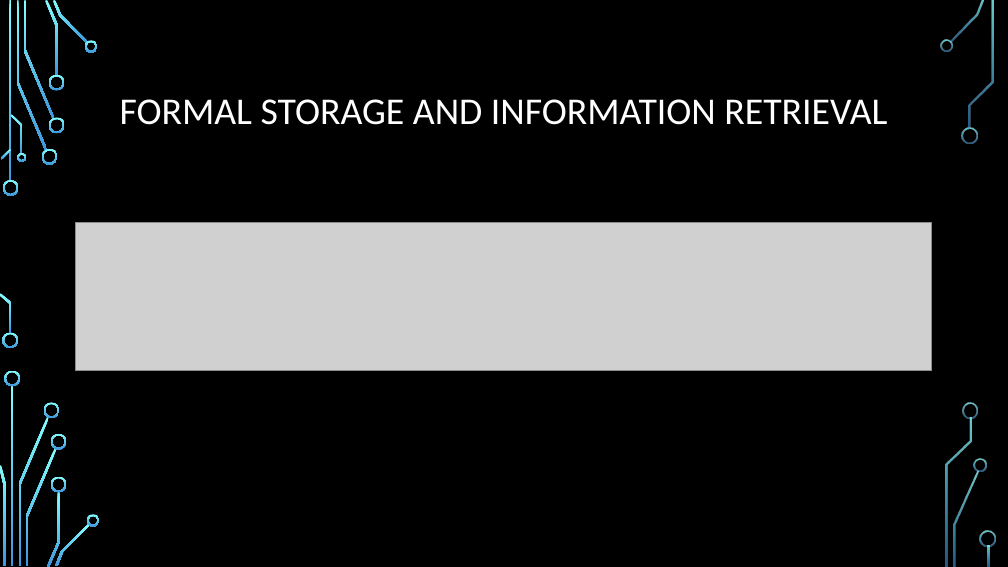
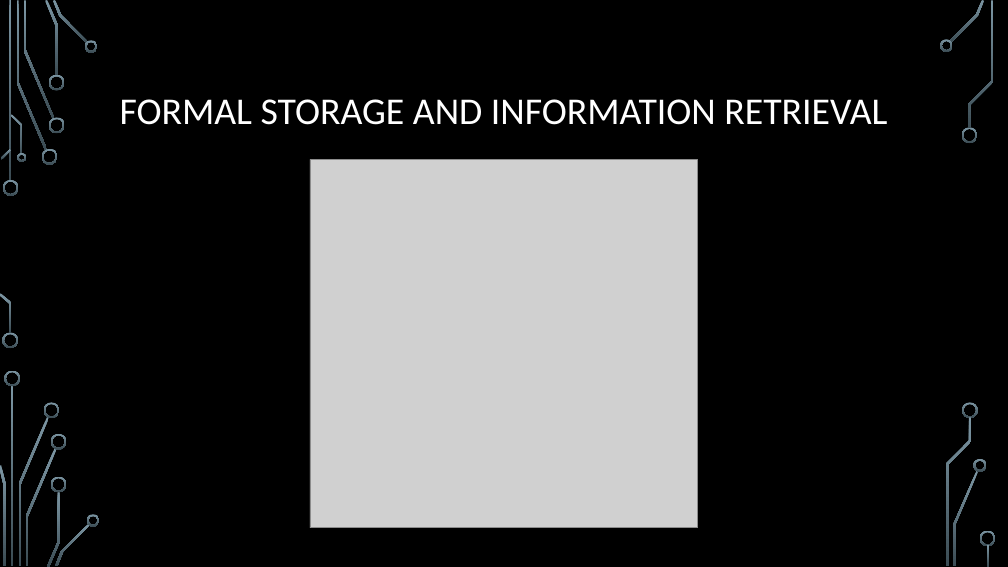
Before and after one commit to MatthewFletcher/CS321-Project, a slide deck: slide 18 of Planning/JavaProjectPresentation.pptx. Drawn at 1008x567 pixels with LibreOffice and Linux fonts; fonts in the diff are those of the drawing; grey boxes stand for pictures; background and template pictures are left out. Boxes give left, top, right and bottom in pixels: in the first picture for what was removed or moved away, otherwise in the second. Text is boxed around its words. In the diff, an @@ line names an element or a change of style, - is before the commit and + after.

```diff
--- a/Planning/JavaProjectPresentation.pptx
+++ b/Planning/JavaProjectPresentation.pptx
@@ fill gradient #82FFFF to #3D97DE to gradient #7C96A3 to #3B4C54 in 36 elements at bbox=[3, 180, 19, 196], bbox=[2, 333, 18, 349], bbox=[17, 1, 47, 150], bbox=[42, 149, 57, 165], bbox=[23, 1, 54, 119], bbox=[45, 0, 58, 76], bbox=[48, 117, 64, 133], bbox=[48, 75, 64, 91], bbox=[53, 0, 88, 44], bbox=[85, 40, 98, 52], bbox=[1, 149, 11, 160], bbox=[0, 293, 11, 333], bbox=[11, 114, 23, 154], bbox=[17, 153, 26, 162], bbox=[11, 386, 14, 566], bbox=[18, 417, 48, 566], bbox=[5, 371, 20, 386], bbox=[0, 465, 5, 566], bbox=[44, 402, 60, 418], bbox=[26, 448, 57, 566], bbox=[47, 492, 60, 567], bbox=[51, 434, 67, 450], bbox=[51, 476, 67, 492], bbox=[55, 523, 90, 566], bbox=[87, 514, 100, 526], bbox=[950, 0, 985, 42], bbox=[940, 39, 953, 52], bbox=[962, 127, 978, 143], bbox=[954, 471, 979, 566], bbox=[974, 459, 987, 472], bbox=[969, 1, 994, 129], bbox=[963, 402, 979, 418], bbox=[946, 417, 972, 566], bbox=[980, 531, 996, 547], bbox=[988, 545, 990, 566], bbox=[9, 1, 11, 181] @@
@@ picture added at bbox=[310, 160, 698, 529] @@
@@ picture removed at bbox=[76, 222, 932, 371] @@
```
Also in this commit, not shown: 18 other slides changed.
